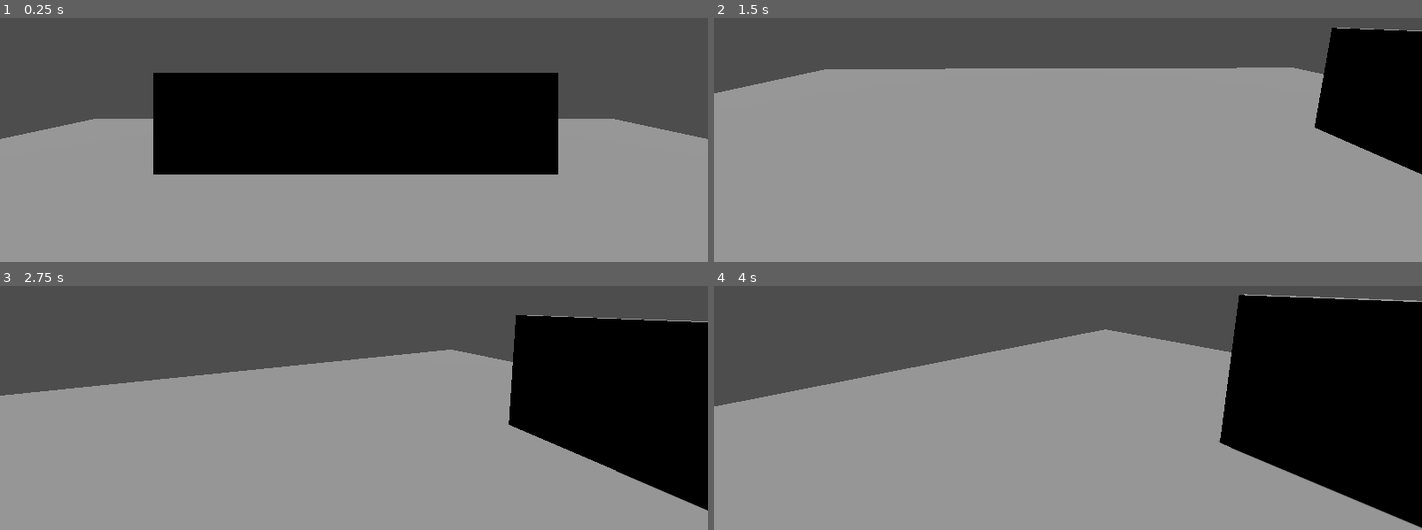
Above: before the commit, frames 1-4 (two rows, left to right).
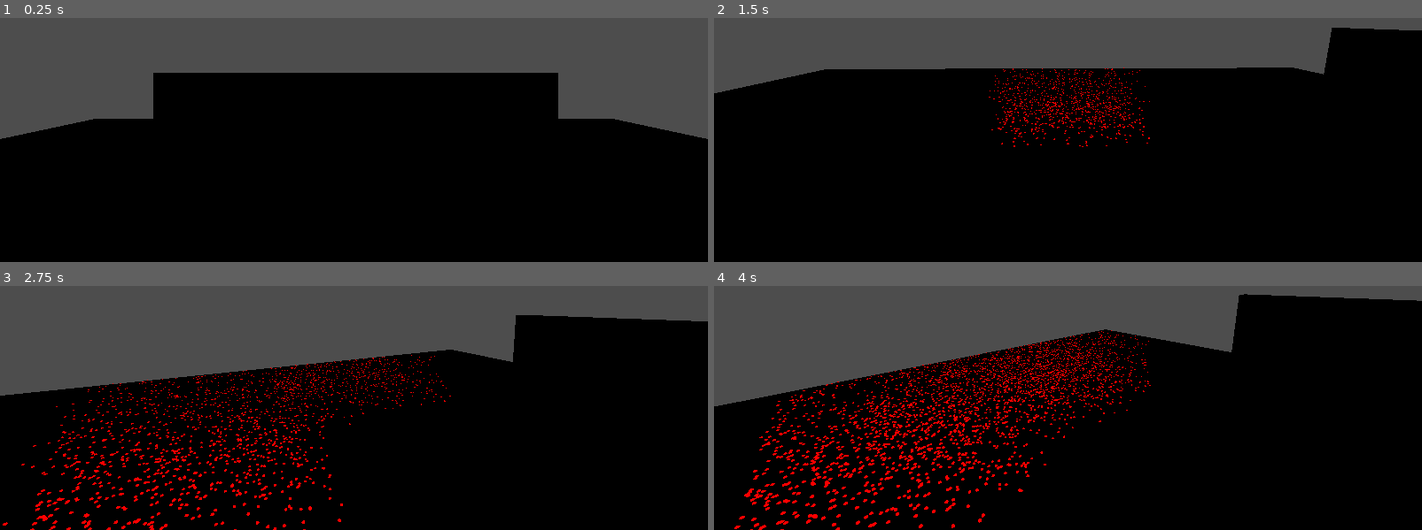
Above: after the commit, the same moments.

Repository: josephheyes/radil-ranger
Game: Godot game, scene res://map1.tscn
The game is run twice, just before and just after one commit, with the same random seed, the same clock (stepped at 60 frames per second) and the same inputs.
Inputs (mouse positions are in pixels of both pictures, inside the frame that each line leads up to):
- Up to frame 1 (0.25 s): no input
- Up to frame 2 (1.5 s): tap Enter (ui_accept) at 0.5, 0.77 s; move the mouse to (1223, 44) at 0.52 s; hold D (move_right) 0.53-1.28 s; right-click (1223, 44) at 0.6 s; click (1223, 44) at 0.67 s; move the mouse to (1032, 64) at 1.27 s; hold W (move_forward) from 1.28 s (still down); right-click (1032, 64) at 1.35 s
- Up to frame 3 (2.75 s): keep holding W (move_forward); tap Enter (ui_accept) at 1.52 s; move the mouse to (368, 325) at 2.02 s; right-click (368, 325) at 2.1 s
- Up to frame 4 (4 s): keep holding W (move_forward); move the mouse to (1060, 337) at 2.77 s; right-click (1060, 337) at 2.85 s; tap Enter (ui_accept) at 3.02, 3.77 s; move the mouse to (1117, 337) at 3.52 s; right-click (1117, 337) at 3.6 s

The runs differ from the first frame. In frame 1, 45% of the frame differs, in the area x 0-100%, y 41-100%; in frame 2, 73%, in the area x 0-100%, y 3-100%; in frame 3, 54%; in frame 4, 55%.

Commit message:
just woke up cant remember what this does

Diff:
--- a/main_character.gd
+++ b/main_character.gd
@@ -1,8 +1,8 @@
 extends CharacterBody3D
-
 
 const SPEED = 5.0
 const JUMP_VELOCITY = 4.5
+const RAY_LENGTH = 1000
 
 # Get the gravity from the project settings to be synced with RigidDynamicBody nodes.
 var gravity: float = ProjectSettings.get_setting("physics/3d/default_gravity")
@@ -22,6 +22,10 @@
 
 
 func _physics_process(delta: float) -> void:
+
+	if Input.is_action_just_pressed("lidar_scan"):
+		lidar_scan(delta)
+
 	# Add the gravity.
 	if not is_on_floor():
 		velocity.y -= gravity * delta
@@ -42,3 +46,53 @@
 		velocity.z = move_toward(velocity.z, 0, SPEED)
 
 	move_and_slide()
+
+func lidar_scan(delta: float):
+
+	var mousepos = get_viewport().get_mouse_position()
+	point_mesh(mousepos, 0.05)
+
+
+func point_mesh(pos: Vector2, radius = 0.05, color = Color.RED):
+	var sphere_mesh := SphereMesh.new()
+	var multimesh := MultiMesh.new()
+	var multimesh_instance := MultiMeshInstance3D.new()
+	var material := ORMMaterial3D.new()
+
+	multimesh.transform_format = MultiMesh.TRANSFORM_3D
+	multimesh.instance_count = 3000
+
+	multimesh.mesh = sphere_mesh
+	multimesh_instance.multimesh = multimesh
+	multimesh_instance.cast_shadow = GeometryInstance3D.SHADOW_CASTING_SETTING_OFF
+
+	sphere_mesh.radius = radius
+	sphere_mesh.height = radius * 2
+	sphere_mesh.material = material
+
+	material.shading_mode = BaseMaterial3D.SHADING_MODE_UNSHADED
+	material.albedo_color = color
+
+	var origin = camera.project_ray_origin(pos)
+	var end = origin + camera.project_ray_normal(pos) * 2000
+
+	for i in multimesh.instance_count:
+		var rand = RandomNumberGenerator.new()
+		var new_end = Vector3(rand.randf_range(end.x-400, end.x+400), rand.randf_range(end.y-500, end.y+500), rand.randf_range(end.z-500, end.z+500))
+
+		var space_state = get_world_3d().direct_space_state
+
+		var query = PhysicsRayQueryParameters3D.create(origin, new_end)
+		query.collide_with_areas = true
+
+		var result = space_state.intersect_ray(query)
+		if result:
+			multimesh.set_instance_transform(i, Transform3D(Basis(), Vector3(result.position)))
+
+	get_tree().get_root().add_child(multimesh_instance)
+	await fade_mesh_instance(multimesh_instance)
+
+
+func fade_mesh_instance(instance: MultiMeshInstance3D):
+	await get_tree().create_timer(2).timeout
+	instance.queue_free()
--- a/map1.tscn
+++ b/map1.tscn
@@ -28,6 +28,7 @@
 
 [node name="DirectionalLight3D" type="DirectionalLight3D" parent="."]
 transform = Transform3D(1, 0, 0, 0, -4.37114e-08, 1, 0, -1, -4.37114e-08, 0, 50, 0)
+visible = false
 shadow_enabled = true
 
 [node name="MainCharacter" parent="." instance=ExtResource("1_x5nvb")]
--- a/project.godot
+++ b/project.godot
@@ -12,7 +12,7 @@
 
 config/name="Radil Ranger"
 run/main_scene="res://map1.tscn"
-config/features=PackedStringArray("4.3", "Forward Plus")
+config/features=PackedStringArray("4.3", "C#", "Forward Plus")
 config/icon="res://icon.svg"
 
 [dotnet]
@@ -68,3 +68,8 @@
 "deadzone": 0.5,
 "events": []
 }
+lidar_scan={
+"deadzone": 0.5,
+"events": [Object(InputEventMouseButton,"resource_local_to_scene":false,"resource_name":"","device":-1,"window_id":0,"alt_pressed":false,"shift_pressed":false,"ctrl_pressed":false,"meta_pressed":false,"button_mask":2,"position":Vector2(235, 15),"global_position":Vector2(244, 61),"factor":1.0,"button_index":2,"canceled":false,"pressed":true,"double_click":false,"script":null)
+]
+}
